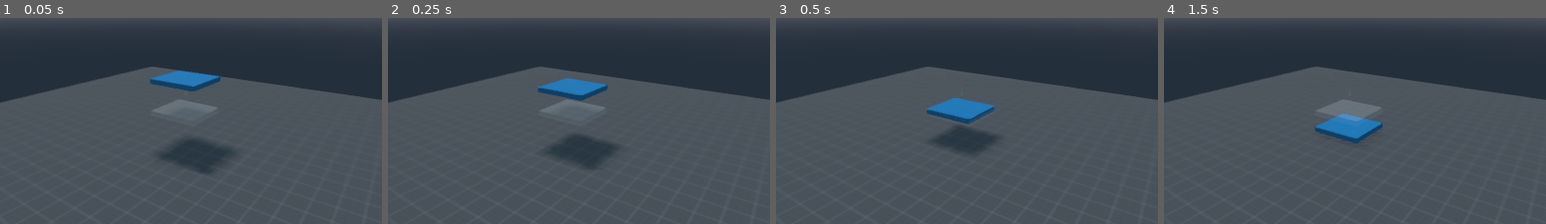
Above: before the commit, frames 1-4 (left to right).
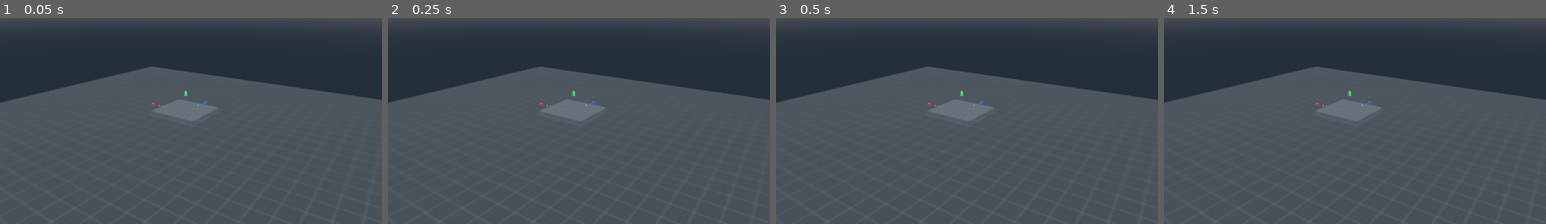
Above: after the commit, the same moments.

Repository: Yash-Pawar-2131/Drone-Simulator
Game: Godot game, scene res://scenes/world_2.tscn
Same seed, same stepped clock (60 frames per second), same inputs: the game is played once before the commit and once after it.
Inputs:
- Up to frame 1 (0.05 s): no input
- Up to frame 2 (0.25 s): no input
- Up to frame 3 (0.5 s): no input
- Up to frame 4 (1.5 s): tap Enter at 1.25 s
The pictures show only the part of the screen within x 28-78%, y 29-79%; the shares and areas given below are measured in that part.

The runs differ from the first frame. In frame 1, 3.0% of the frame differs, in the area x 39-61%, y 25-76%; in frame 2, 2.8%; in frame 3, 2.6%; in frame 4, 1.6%.
Error before the commit: Parse Error: The identifier "rollError" isn't declared in the current scope. (res://scripts/Proto_Drone2.gd:80)

Commit message:
3d rotation input

Diff:
--- a/project.godot
+++ b/project.godot
@@ -36,22 +36,22 @@
 "events": [ Object(InputEventJoypadMotion,"resource_local_to_scene":false,"resource_name":"","device":0,"axis":0,"axis_value":-1.0,"script":null)
  ]
 }
-roll_right={
+pitch_right={
 "deadzone": 0.5,
 "events": [ Object(InputEventJoypadMotion,"resource_local_to_scene":false,"resource_name":"","device":0,"axis":2,"axis_value":1.0,"script":null)
  ]
 }
-roll_left={
+pitch_left={
 "deadzone": 0.5,
 "events": [ Object(InputEventJoypadMotion,"resource_local_to_scene":false,"resource_name":"","device":0,"axis":2,"axis_value":-1.0,"script":null)
  ]
 }
-pitch_forward={
+roll_forward={
 "deadzone": 0.5,
 "events": [ Object(InputEventJoypadMotion,"resource_local_to_scene":false,"resource_name":"","device":0,"axis":3,"axis_value":-1.0,"script":null)
  ]
 }
-pitch_backward={
+roll_backward={
 "deadzone": 0.5,
 "events": [ Object(InputEventJoypadMotion,"resource_local_to_scene":false,"resource_name":"","device":0,"axis":3,"axis_value":1.0,"script":null)
  ]
--- /dev/null
+++ b/scenes/PIDControlledBody.gd
@@ -0,0 +1,40 @@
+extends RigidBody
+var dir : int
+onready var desiredDroneState = get_node("../DesiredPosition")
+
+func _ready():
+	print(desiredDroneState)
+	pass
+
+
+func _process(delta):
+#	if desired_drone_state.get_transform().basis.z.cross(self.get_transform().basis.z).y >= 0:
+#		dir = -1
+#	else:
+#		dir = 1
+#	var error_yaw = (dir) * desired_drone_state.get_transform().basis.z.angle_to(self.get_transform().basis.z)
+#	var error_yaw_derivative = (error_yaw - previous_error_yaw) / delta
+#	previous_error_yaw = error_yaw
+#	error_yaw_integral = error_yaw_integral + error_yaw * delta
+
+#	if desiredDroneState.get_transform().basis.y.dot((self.get_transform().basis.z).dot(desiredDroneState.get_transform().basis.x.normalized()) * desiredDroneState.get_transform().basis.x.normalized()) >= 0:
+#		dir = 1
+#	else:
+#		dir = -1
+
+
+
+	var projectionX = self.get_transform().basis.z.dot(desiredDroneState.get_transform().basis.x.normalized())) * desiredDroneState.get_transform().basis.x.normalized()
+	print(projectionX)
+	var projectionY = self.get_transform().basis.z.dot(desiredDroneState.get_transform().basis.y.normalized()) * desiredDroneState.get_transform().basis.y.normalized()
+
+	var projection = projectionX + projectionY
+#	print(projection)
+
+	var pitchError = (self.get_transform().basis.z.dot(desiredDroneState.get_transform().basis.x.normalized())) * desiredDroneState.get_transform().basis.x.normalized().angle_to(projection)
+#	var pitchError = (dir) * (self.get_transform().basis.z.dot(desiredDroneState.get_transform().basis.x.normalized()) * desiredDroneState.get_transform().basis.x.normalized()).angle_to(projection)
+
+#	print(rad2deg(pitchError))
+#	var pitchError = (dir) * (Dz)x.angle_to((Dz)xy)
+
+	pass
--- /dev/null
+++ b/scenes/PIDRotation.tscn
@@ -0,0 +1,73 @@
+[gd_scene load_steps=10 format=2]
+
+[ext_resource path="res://floor_texture_light.png" type="Texture" id=1]
+[ext_resource path="res://scenes/PIDControlledBody.gd" type="Script" id=2]
+
+[sub_resource type="BoxShape" id=1]
+extents = Vector3( 1, 0.101118, 1 )
+
+[sub_resource type="CubeMesh" id=2]
+
+[sub_resource type="SpatialMaterial" id=3]
+albedo_texture = ExtResource( 1 )
+uv1_scale = Vector3( 2, 1.333, 1 )
+
+[sub_resource type="CubeMesh" id=4]
+
+[sub_resource type="ConvexPolygonShape" id=5]
+points = PoolVector3Array( -1, -1, -1, 1, 1, 1, 1, -1, 1, 1, 1, -1, -1, 1, 1, 1, -1, -1, -1, -1, 1, -1, 1, -1 )
+
+[sub_resource type="CubeMesh" id=6]
+
+[sub_resource type="SpatialMaterial" id=7]
+flags_transparent = true
+albedo_color = Color( 1, 1, 1, 0.0196078 )
+
+[node name="PIDRotation" type="Spatial"]
+
+[node name="DirectionalLight" type="DirectionalLight" parent="."]
+transform = Transform( 0.9241, -1.15082e-08, 0.382151, -0.330953, -0.5, 0.800294, 0.191076, -0.866025, -0.46205, 3.56204, 7.45955, -4.30677 )
+light_energy = 0.3
+shadow_enabled = true
+
+[node name="Camera" type="Camera" parent="."]
+transform = Transform( 1, 0, 0, 0, 0.933136, 0.359525, 0, -0.359525, 0.933136, 0, 2.359, 4.49 )
+
+[node name="PIDControlledBody" type="RigidBody" parent="."]
+visible = false
+axis_lock_linear_x = true
+axis_lock_linear_y = true
+axis_lock_linear_z = true
+axis_lock_angular_y = true
+script = ExtResource( 2 )
+__meta__ = {
+"_edit_group_": true
+}
+
+[node name="CollisionShape" type="CollisionShape" parent="PIDControlledBody"]
+shape = SubResource( 1 )
+
+[node name="MeshInstance" type="MeshInstance" parent="PIDControlledBody"]
+transform = Transform( 1, 0, 0, 0, 0.1, 0, 0, 0, 1, 0, 0, 0 )
+mesh = SubResource( 2 )
+skeleton = NodePath("../..")
+material/0 = SubResource( 3 )
+
+[node name="TestRigidBody" type="RigidBody" parent="."]
+visible = false
+
+[node name="MeshInstance" type="MeshInstance" parent="TestRigidBody"]
+transform = Transform( 0.1, 0, 0, 0, 0.1, 0, 0, 0, 0.1, 0.614195, 1.4393, -0.494086 )
+mesh = SubResource( 4 )
+skeleton = NodePath("../..")
+material/0 = null
+
+[node name="CollisionShape" type="CollisionShape" parent="TestRigidBody"]
+transform = Transform( 0.1, 0, 0, 0, 0.1, 0, 0, 0, 0.1, 0.214051, 1.4393, -0.494086 )
+shape = SubResource( 5 )
+disabled = true
+
+[node name="DesiredPosition" type="MeshInstance" parent="."]
+transform = Transform( 1, 0, 0, 0, 0.1, 0, 0, 0, 1, 0, 0, 0 )
+mesh = SubResource( 6 )
+material/0 = SubResource( 7 )
--- a/scenes/world_2.tscn
+++ b/scenes/world_2.tscn
@@ -34,17 +34,14 @@
 [sub_resource type="CylinderMesh" id=8]
 
 [sub_resource type="SpatialMaterial" id=10]
-flags_transparent = true
 albedo_color = Color( 0.501961, 1, 0.498039, 0.0392157 )
 
 [sub_resource type="PrismMesh" id=9]
 
 [sub_resource type="SpatialMaterial" id=11]
-flags_transparent = true
 albedo_color = Color( 1, 0.360784, 0.360784, 0.0392157 )
 
 [sub_resource type="SpatialMaterial" id=12]
-flags_transparent = true
 albedo_color = Color( 0.176471, 0.607843, 1, 0.0392157 )
 
 [sub_resource type="ArrayMesh" id=13]
@@ -256,6 +253,7 @@
 
 [node name="Proto_Drone2" type="RigidBody" parent="."]
 transform = Transform( 1, 0, 0, 0, 1, 0, 0, 0, 1, 0, 2.281, 0 )
+visible = false
 script = ExtResource( 12 )
 
 [node name="Proto_Drone_Mesh" type="MeshInstance" parent="Proto_Drone2"]
--- a/scripts/Desired_Drone_State.gd
+++ b/scripts/Desired_Drone_State.gd
@@ -4,8 +4,8 @@
 onready var drone = $MeshInstance2
 var ds = Vector3.ZERO
 var dyaw = 0.0
+var dpitch = 0.0
 var droll = 0.0
-var dpitch = 0.0
 const ZSPEED = 3
 const YAWSPEED = 1
 const ROLLSPEED = 1
@@ -18,15 +18,15 @@
 
 func _process(delta):
 	dyaw = Input.get_axis("yaw_right", "yaw_left") * YAWSPEED
-	droll = Input.get_axis("roll_right", "roll_left") * ROLLSPEED
-	dpitch = Input.get_axis("pitch_forward", "pitch_backward") * PITCHSPEED
+	dpitch = Input.get_axis("pitch_right", "pitch_left") * ROLLSPEED
+	droll = Input.get_axis("roll_forward", "roll_backward") * PITCHSPEED
 	ds.y = Input.get_axis("down_thrust", "up_thrust") * ZSPEED
 	# print(dr)
-	if ds != Vector3.ZERO or dyaw != 0.0 or droll != 0.0:
+	if ds != Vector3.ZERO or dyaw != 0.0 or dpitch != 0.0 or droll != 0.0:
 		self.global_translate(ds * delta)
 		self.rotate(get_transform().basis.y.normalized(), dyaw * delta)
-		self.rotate(get_transform().basis.z.normalized(), (-1) * droll * delta)
-		self.rotate(get_transform().basis.x.normalized(), (-1) * dpitch * delta)
+		self.rotate(get_transform().basis.z.normalized(), (-1) * dpitch * delta)
+		self.rotate(get_transform().basis.x.normalized(), (-1) * droll * delta)
 	# print(self.translation.y)
 	# print(self.rotation_degrees.y)
 	if self.translation.y < 0.2:
--- a/scripts/Proto_Drone2.gd
+++ b/scripts/Proto_Drone2.gd
@@ -77,7 +77,7 @@
 
 	thrust = PGAIN * altitudeError + DGAIN * altitudeErrorDerivative + IGAIN * altitudeErrorIntegral
 	pitch = PGAIN * pitchError + DGAIN * pitchErrorDerivative + IGAIN * pitchErrorIntegral
-	roll = PGAIN * rollError + DGAIN * error_derivative + IGAIN * error_integral
+#	roll = PGAIN * rollError + DGAIN * error_derivative + IGAIN * error_integral
 
 	motorFR = thrust + yaw + pitch + roll
 	motorFL = thrust - yaw + pitch - roll
